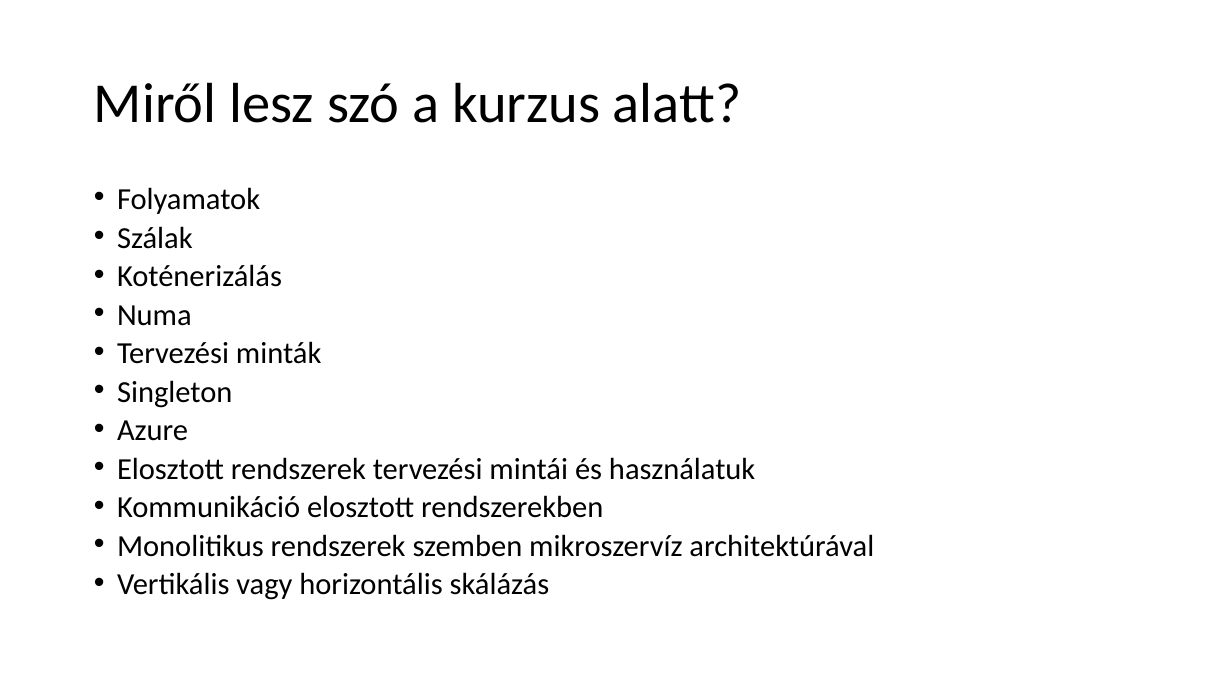
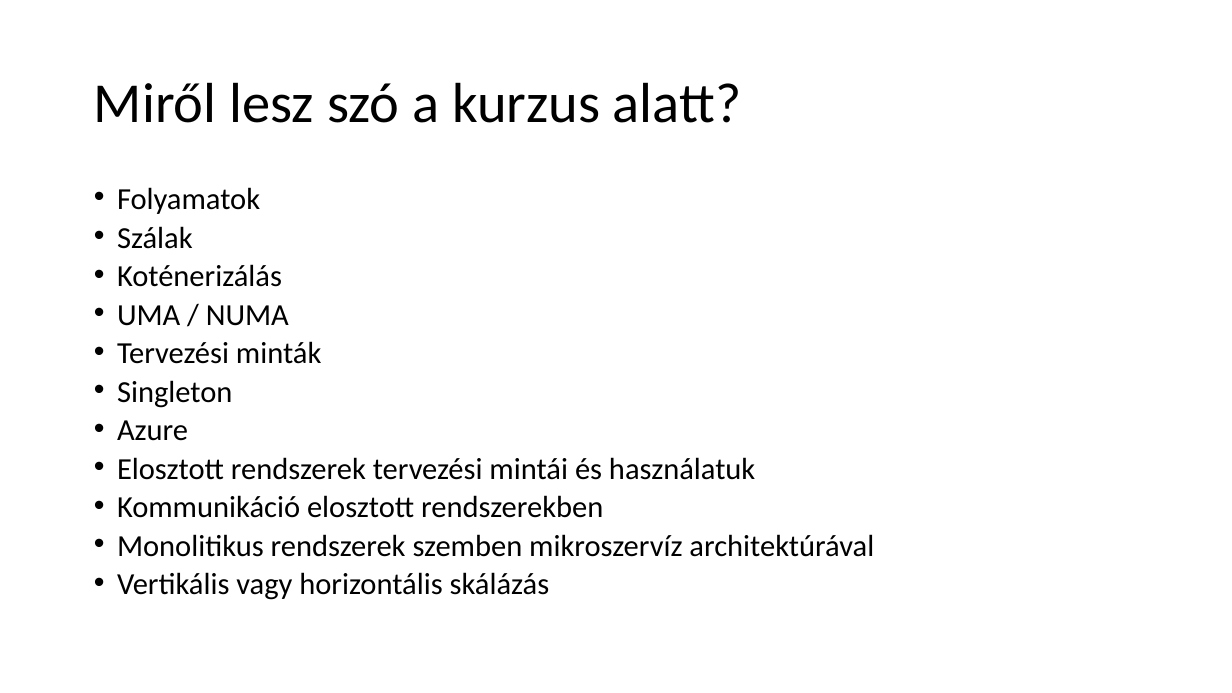
Before and after one commit to krsjakb/osztott-rendszerek-parhuzamos-programozas, a slide deck: slide 2 of Osztott rendszerek, párhuzamos programozás.pptx. Drawn at 1232x693 pixels with LibreOffice and Linux fonts; fonts in the diff are those of the drawing. Boxes give left, top, right and bottom in pixels: in the first picture for what was removed or moved away, otherwise in the second. Text is boxed around its words. In the diff, an @@ line names an element or a change of style, - is before the commit and + after.

Commit message:
update pptx

```diff
--- a/Osztott rendszerek, párhuzamos programozás.pptx
+++ b/Osztott rendszerek, párhuzamos programozás.pptx
@@ text at (117, 305, 289, 326): text changed @@
-• Numa
+• UMA / NUMA
```
Also in this commit, not shown: 4 slides added, 1 slide removed.
